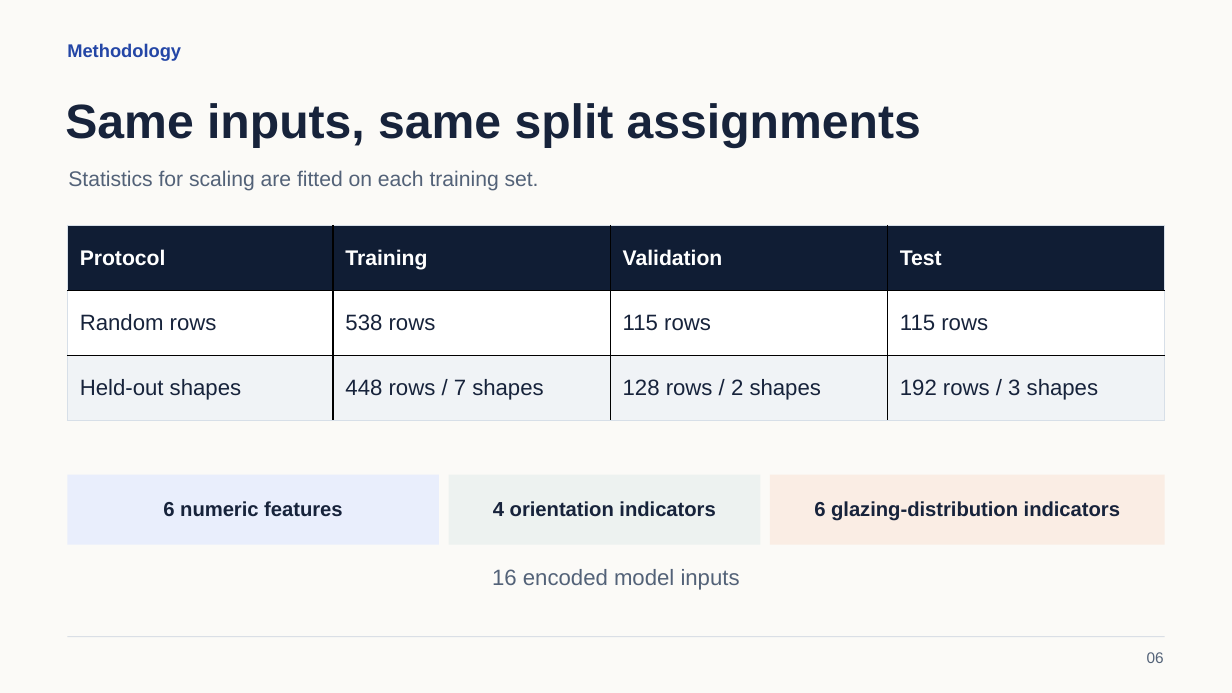
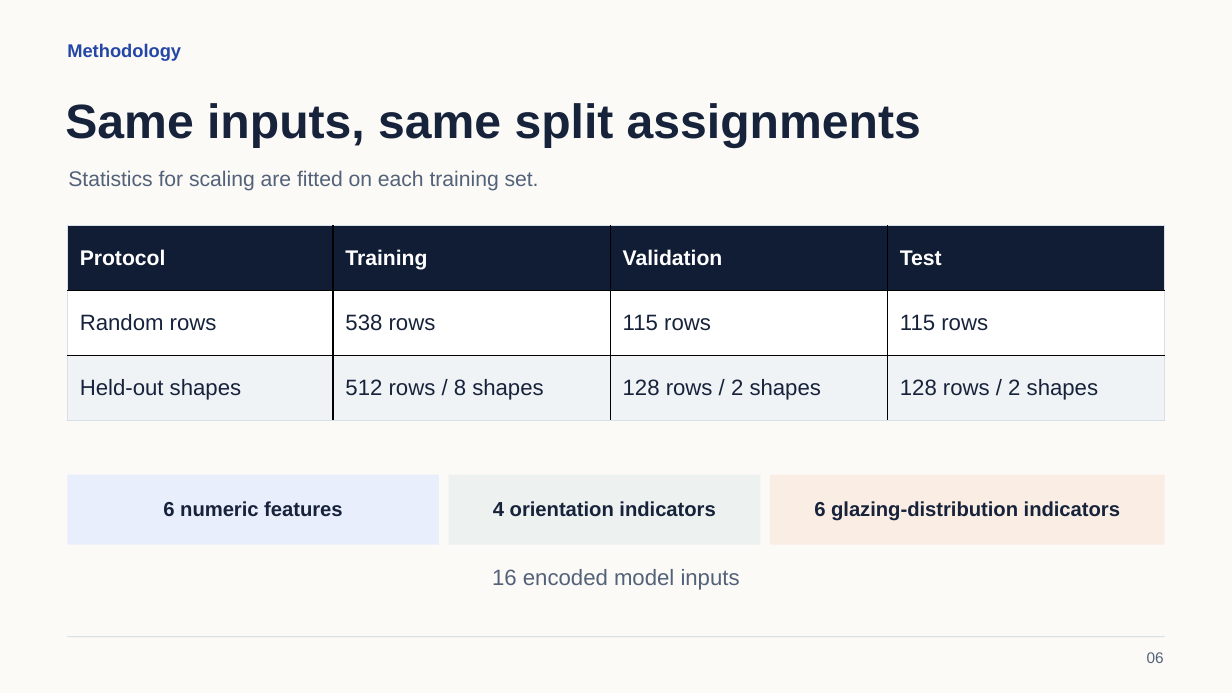
Before and after one commit to wei470/8610-Project, a slide deck: slide 6 of Presentation.pptx. Drawn at 1232x693 pixels with LibreOffice and Linux fonts; fonts in the diff are those of the drawing. Boxes give left, top, right and bottom in pixels: in the first picture for what was removed or moved away, otherwise in the second. Text is boxed around its words. In the diff, an @@ line names an element or a change of style, - is before the commit and + after.

```diff
--- a/Presentation.pptx
+++ b/Presentation.pptx
@@ table at [67,226,1165,421] @@
-row 3, column 2: 448 rows / 7 shapes
+row 3, column 2: 512 rows / 8 shapes
-row 3, column 4: 192 rows / 3 shapes
+row 3, column 4: 128 rows / 2 shapes
```
Also in this commit, not shown: 13 other slides changed, 3 slides added, 42 other files.
